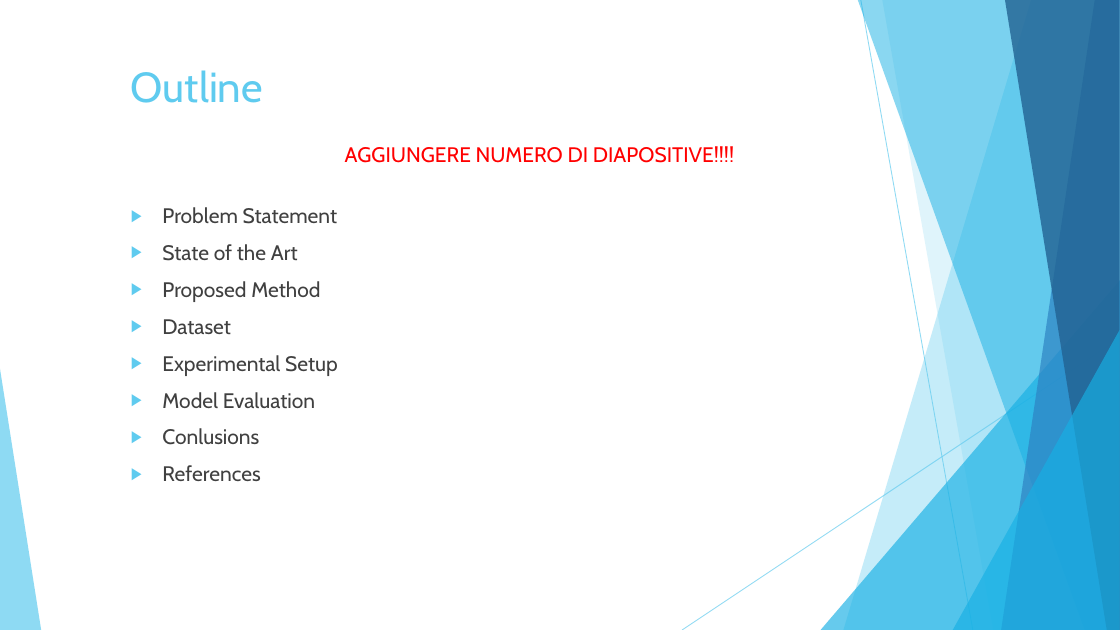
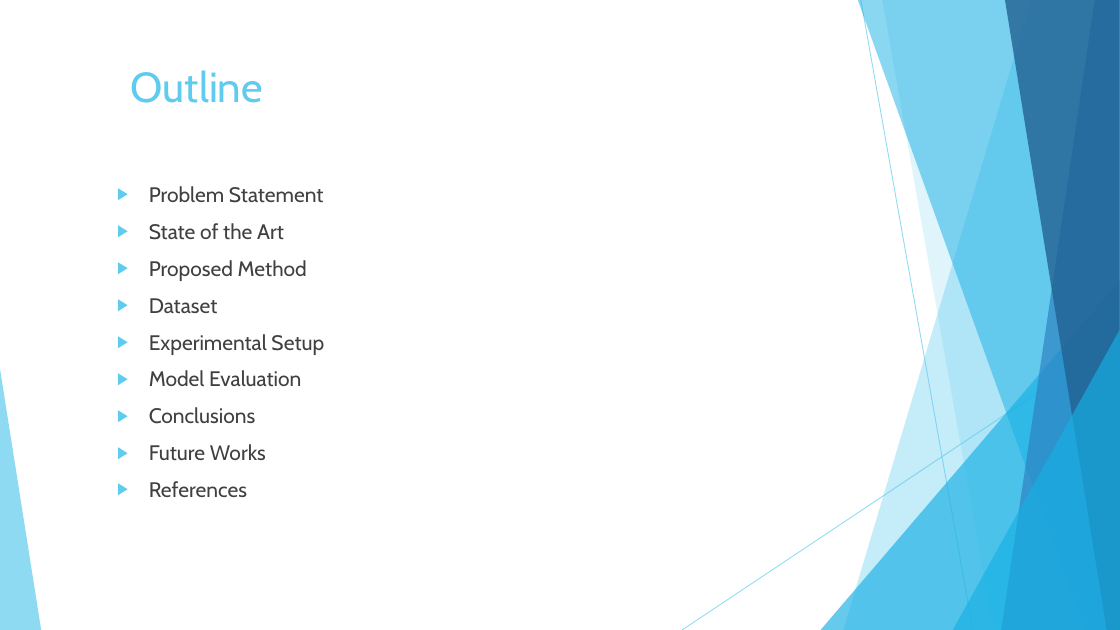
Before and after one commit to onorio21/CV_License_plate_detection_recognition, a slide deck: slide 2 of LicensePlatePresentation.pptx. Drawn at 1120x630 pixels with LibreOffice and Linux fonts; fonts in the diff are those of the drawing. Boxes give left, top, right and bottom in pixels: in the first picture for what was removed or moved away, otherwise in the second. Text is boxed around its words. In the diff, an @@ line names an element or a change of style, - is before the commit and + after.

```diff
--- a/LicensePlatePresentation.pptx
+++ b/LicensePlatePresentation.pptx
@@ text removed at box(345, 146, 734, 163) @@
-AGGIUNGERE NUMERO DI DIAPOSITIVE!!!!
@@ text "Problem Statement": place and size @@
-text "Problem Statement" at box(162, 207, 338, 481)
+text "Problem Statement" at box(149, 186, 324, 497)
@@ text at box(149, 407, 266, 460): text changed @@
-▶ Conlusions
+▶ Conclusions
+▶ Future Works
```
Also in this commit, not shown: 3 other slides changed, 8 slides added, 2 slides removed.
